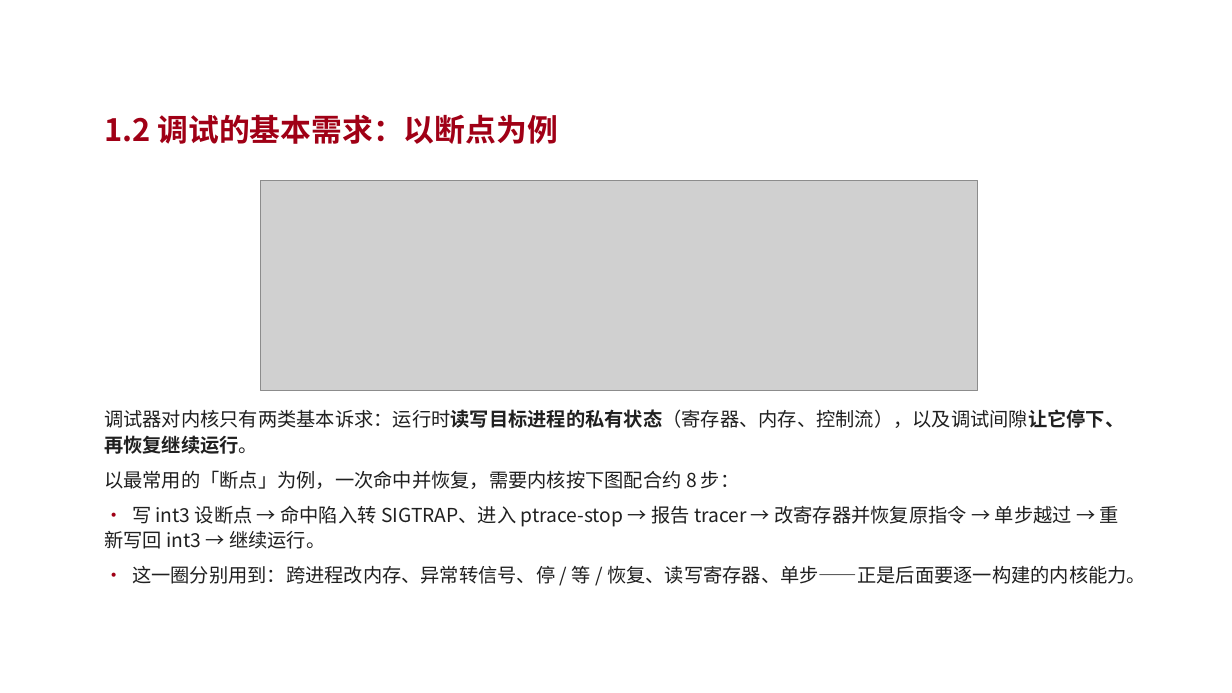
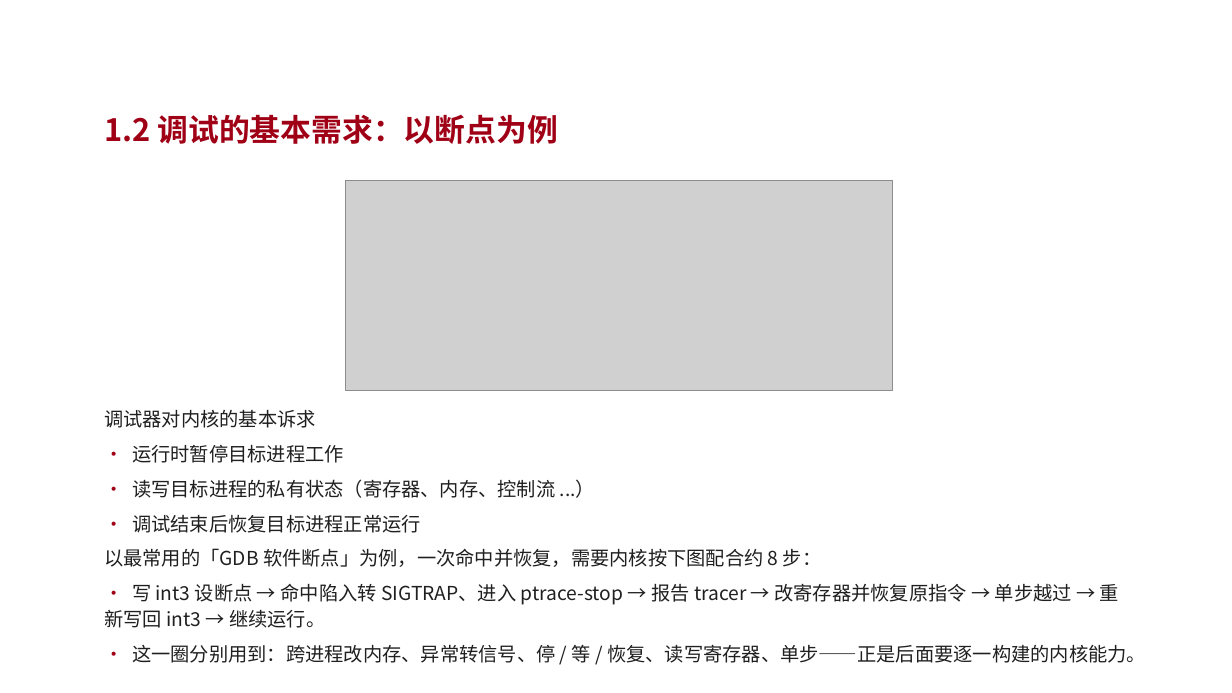
Before and after one commit to vvvvsv/asterinas, a slide deck: slide 5 of research_practice/答辩-科研实践.pptx. Drawn at 1232x693 pixels with LibreOffice and Linux fonts; fonts in the diff are those of the drawing; grey boxes stand for pictures; background and template pictures are left out. Boxes give left, top, right and bottom in pixels: in the first picture for what was removed or moved away, otherwise in the second. Text is boxed around its words. In the diff, an @@ line names an element or a change of style, - is before the commit and + after.

```diff
--- a/research_practice/答辩-科研实践.pptx
+++ b/research_practice/答辩-科研实践.pptx
@@ picture: place and size @@
-picture at [261, 180, 979, 391]
+picture at [346, 180, 893, 391]
@@ text at [104, 410, 821, 567]: text changed @@
-调试器对内核只有两类基本诉求：运行时读写目标进程的私有状态（寄存器、内存、控制流），以及调试间隙让它停下、再恢复继续运行。
-以最常用的「断点」为例，一次命中并恢复，需要内核按下图配合约 8 步：
+调试器对内核的基本诉求
+• 运行时暂停目标进程工作
+• 读写目标进程的私有状态（寄存器、内存、控制流 ...）
+• 调试结束后恢复目标进程正常运行
+以最常用的「GDB 软件断点」为例，一次命中并恢复，需要内核按下图配合约 8 步：
```
Also in this commit, not shown: 4 other slides changed, 1 slide added, 4 other files.
